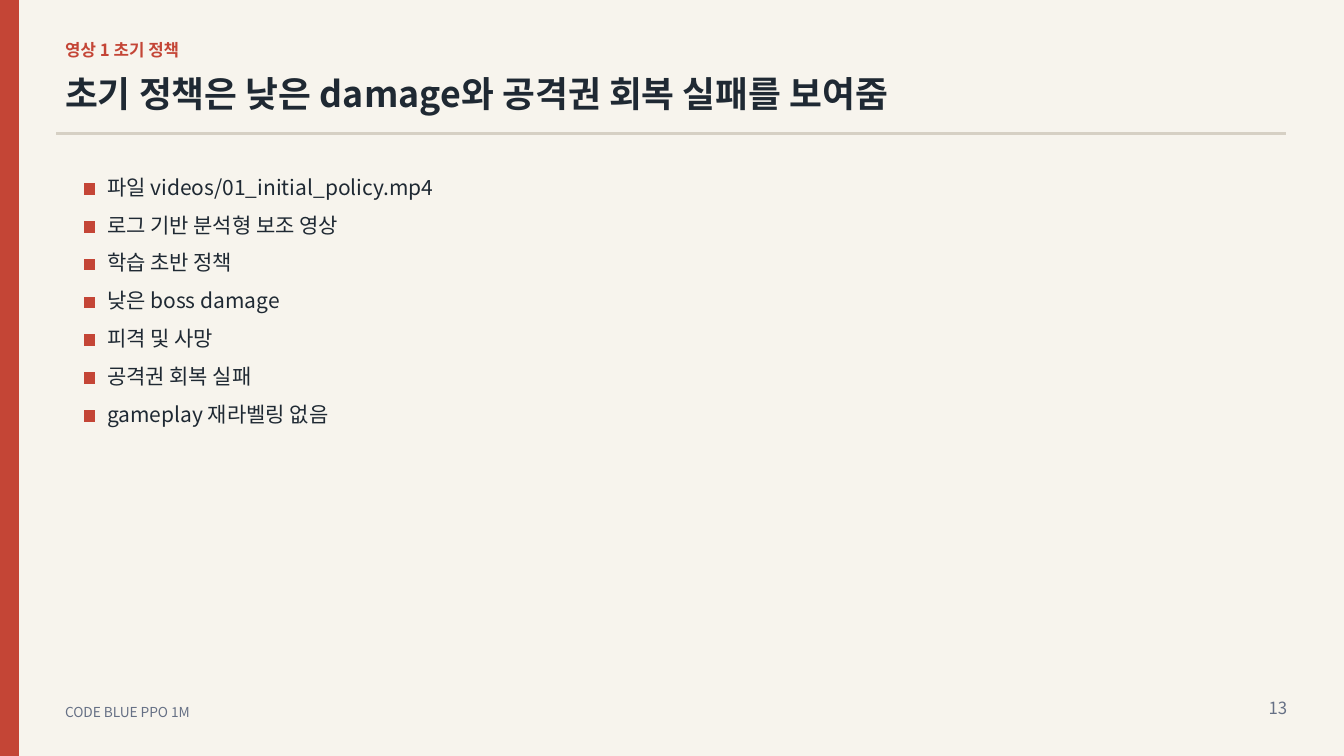
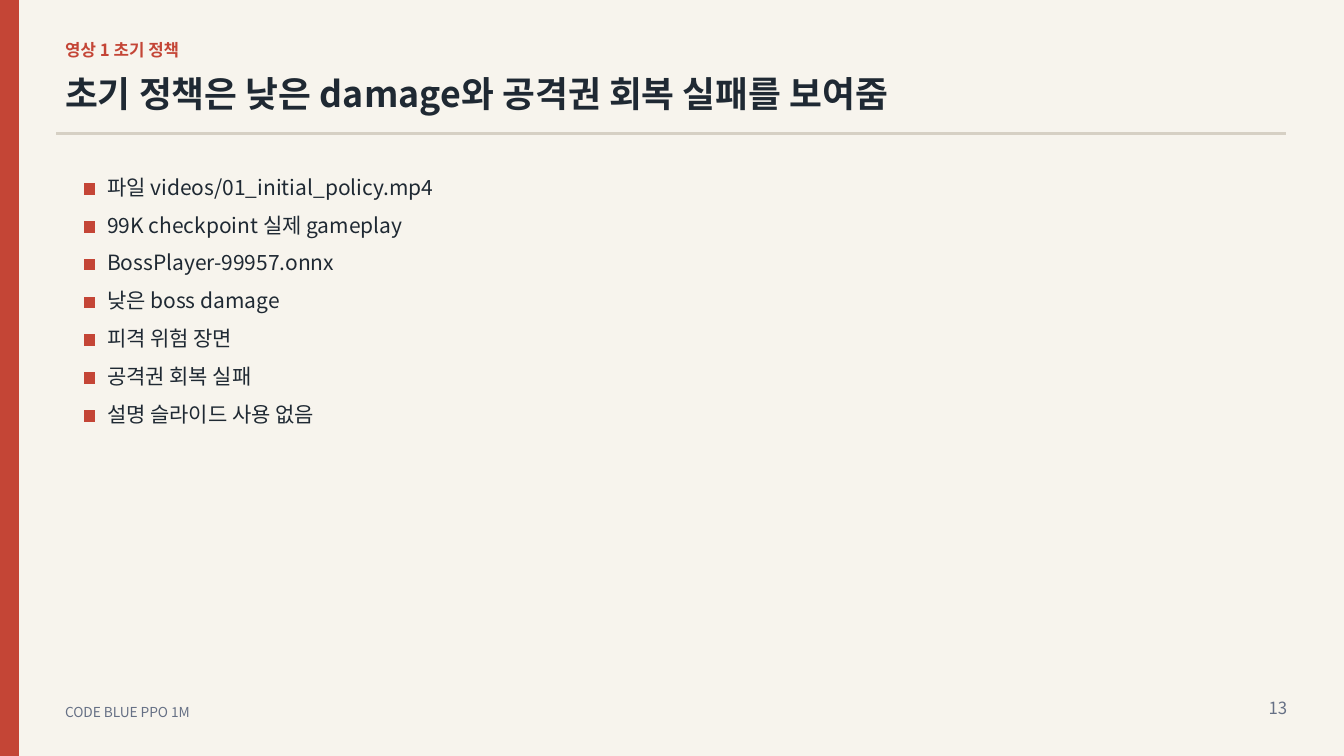
Before and after one commit to LxNx-Hn/AI_FinalTerm, a slide deck: slide 13 of presentations/final/CODE_BLUE_RL_FINAL.pptx. Drawn at 1344x756 pixels with LibreOffice and Linux fonts; fonts in the diff are those of the drawing. Boxes give left, top, right and bottom in pixels: in the first picture for what was removed or moved away, otherwise in the second. Text is boxed around its words. In the diff, an @@ line names an element or a change of style, - is before the commit and + after.

Commit message:
Replace analysis clips with gameplay videos

```diff
--- a/presentations/final/CODE_BLUE_RL_FINAL.pptx
+++ b/presentations/final/CODE_BLUE_RL_FINAL.pptx
@@ text at <box>107,215,402,238</box>: text changed @@
-로그 기반 분석형 보조 영상
+99K checkpoint 실제 gameplay
@@ text at <box>107,253,334,275</box>: text changed @@
-학습 초반 정책
+BossPlayer-99957.onnx
@@ text at <box>107,328,233,348</box>: text changed @@
-피격 및 사망
+피격 위험 장면
@@ text at <box>107,404,315,424</box>: text changed @@
-gameplay 재라벨링 없음
+설명 슬라이드 사용 없음
```
Also in this commit, not shown: 1 other slide changed, 16 other files.
